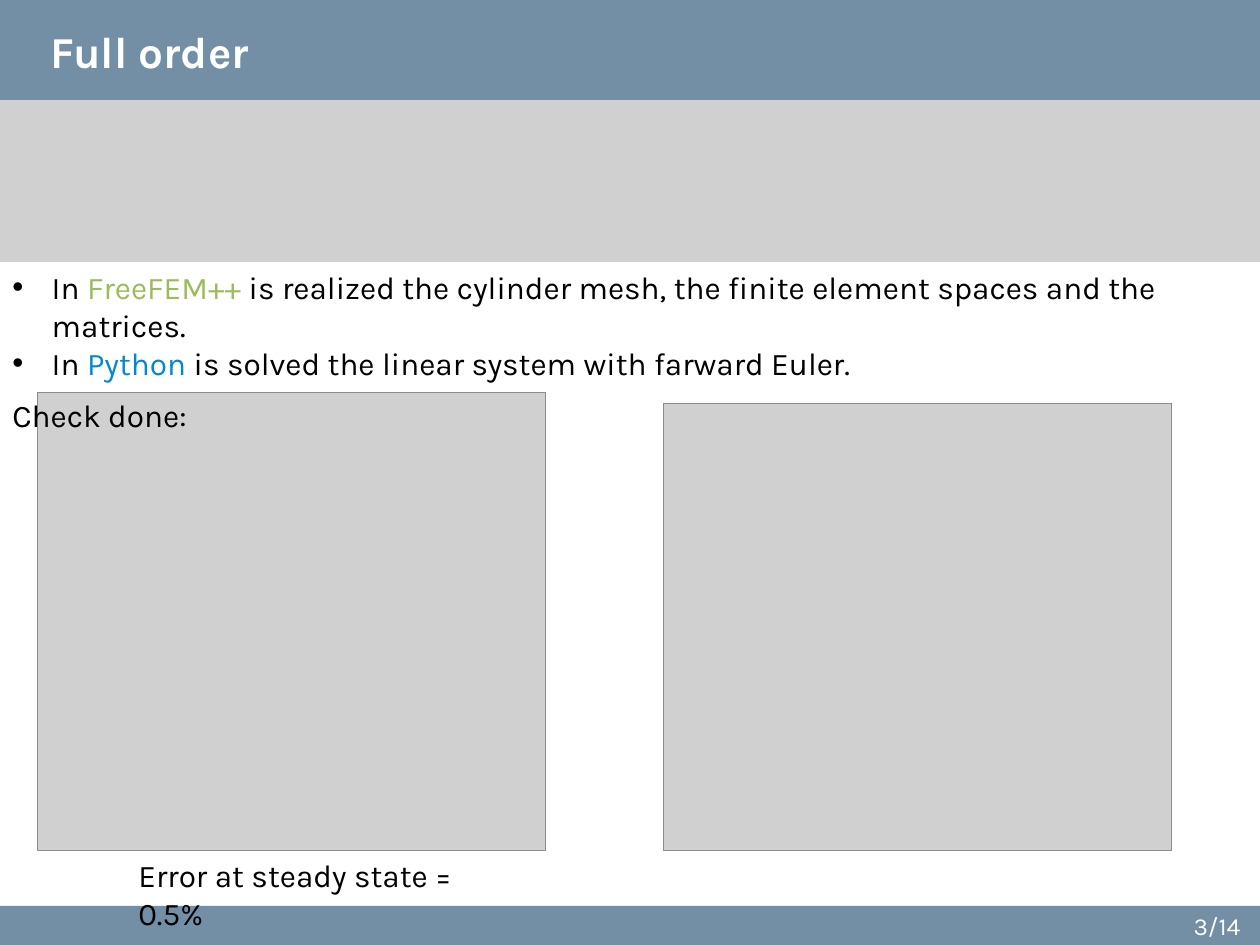
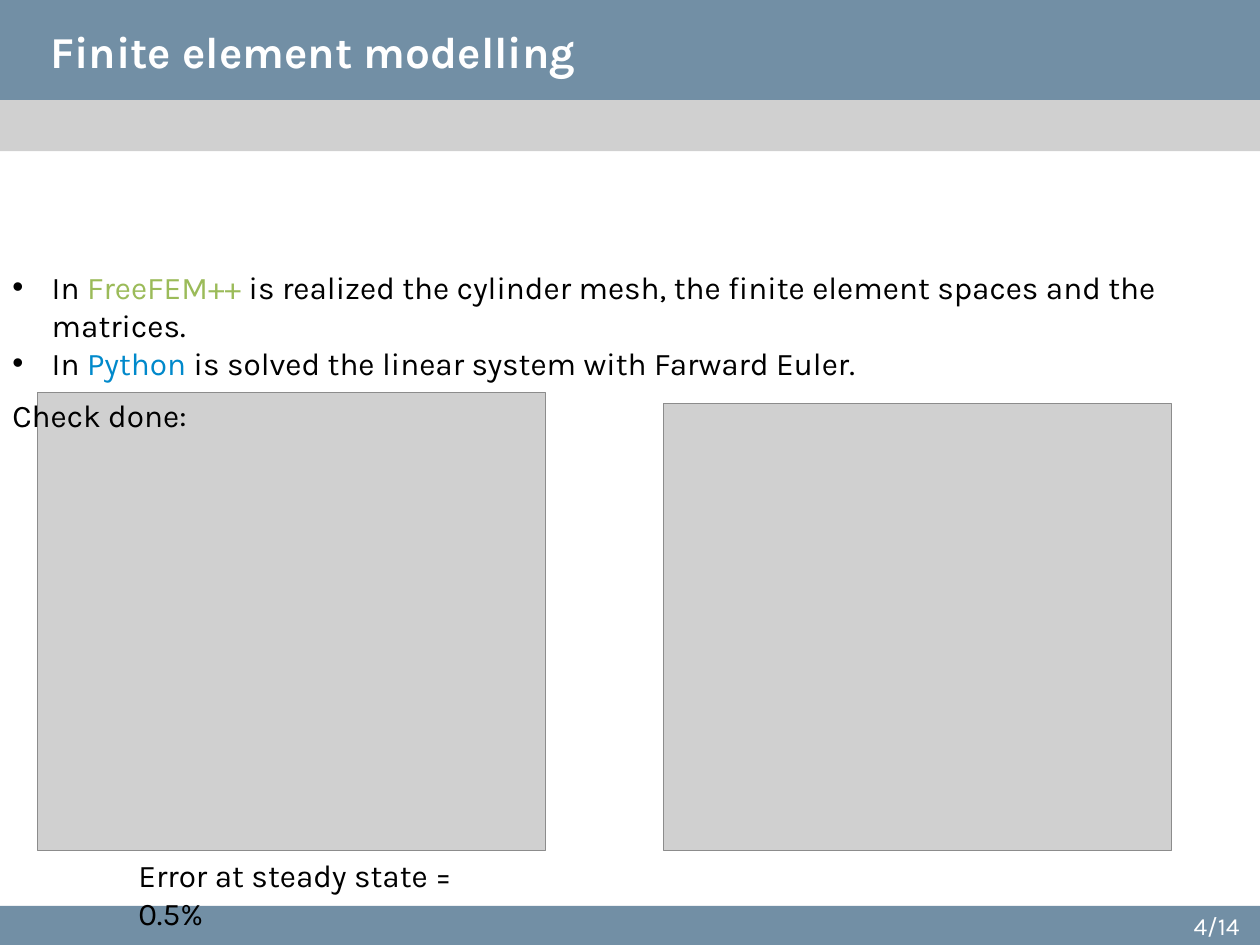
Before and after one commit to sciantix/sciantix-official, a slide deck: slide 4 of ROM updates 18 October 2024.pptx (slide 3 before the commit). Drawn at 1260x945 pixels with LibreOffice and Linux fonts; fonts in the diff are those of the drawing; grey boxes stand for pictures. Boxes give left, top, right and bottom in pixels: in the first picture for what was removed or moved away, otherwise in the second. Text is boxed around its words. In the diff, an @@ line names an element or a change of style, - is before the commit and + after.

```diff
--- a/ROM updates 18 October 2024.pptx
+++ b/ROM updates 18 October 2024.pptx
@@ title at [50, 36, 576, 79]: text changed @@
-Full order
+Finite element modelling
@@ picture: place and size @@
-picture at [0, 101, 1260, 262]
+picture at [0, 101, 1260, 151]
@@ text at [52, 353, 855, 383]: text changed @@
-• In Python is solved the linear system with farward Euler.
+• In Python is solved the linear system with Farward Euler.
@@ page number at [1194, 917, 1240, 937]: text changed @@
-3/14
+4/14
```
Also in this commit, not shown: 8 other slides changed, 4 slides added, 2 slides removed, 37 other files.
